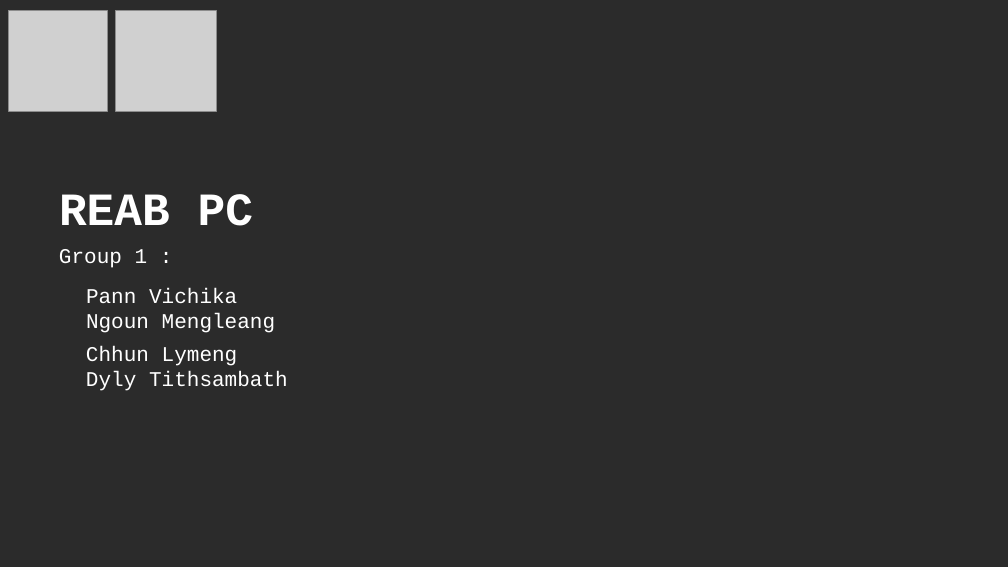
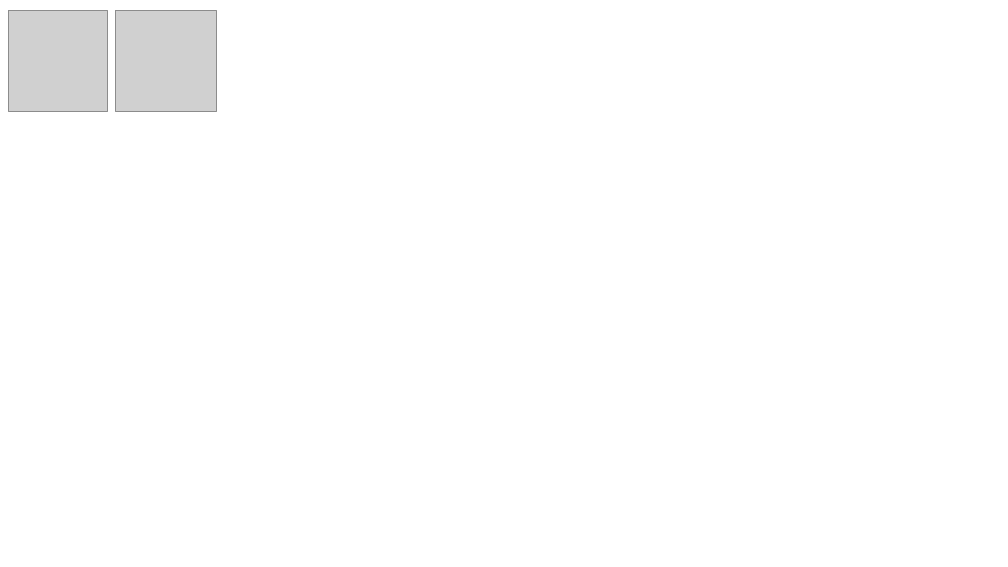
Before and after one commit to TithSambath/Web-Project-Y3, a slide deck: slide 1 of Presentation1.pptx. Drawn at 1008x567 pixels with LibreOffice and Linux fonts; fonts in the diff are those of the drawing; grey boxes stand for pictures; background and template pictures are left out; a plain dark background stands for a picture behind light text. Boxes give left, top, right and bottom in pixels: in the first picture for what was removed or moved away, otherwise in the second. Text is boxed around its words. In the diff, an @@ line names an element or a change of style, - is before the commit and + after.

```diff
--- a/Presentation1.pptx
+++ b/Presentation1.pptx
@@ background picture (left out) to #FFFFFF @@
@@ text removed at [59, 194, 253, 226] @@
-REAB PC
@@ text removed at [59, 249, 148, 268] @@
-Group 1 :
@@ text removed at [86, 288, 276, 333] @@
-Pann Vichika
-Ngoun Mengleang
@@ text removed at [86, 346, 288, 391] @@
-Chhun Lymeng
-Dyly Tithsambath
```
Also in this commit, not shown: 4 other slides changed, 1 slide added, 1 slide removed.
